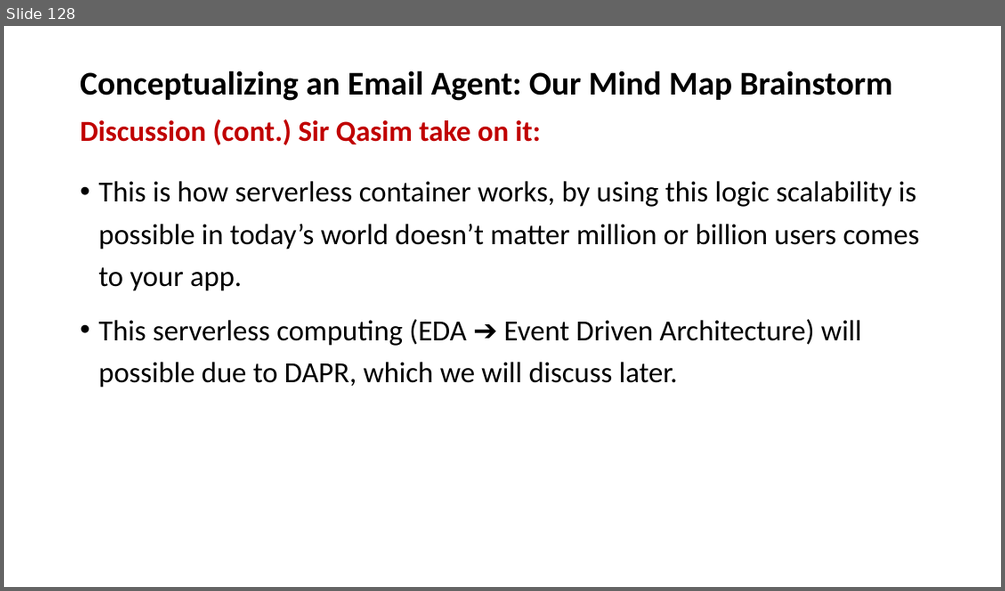
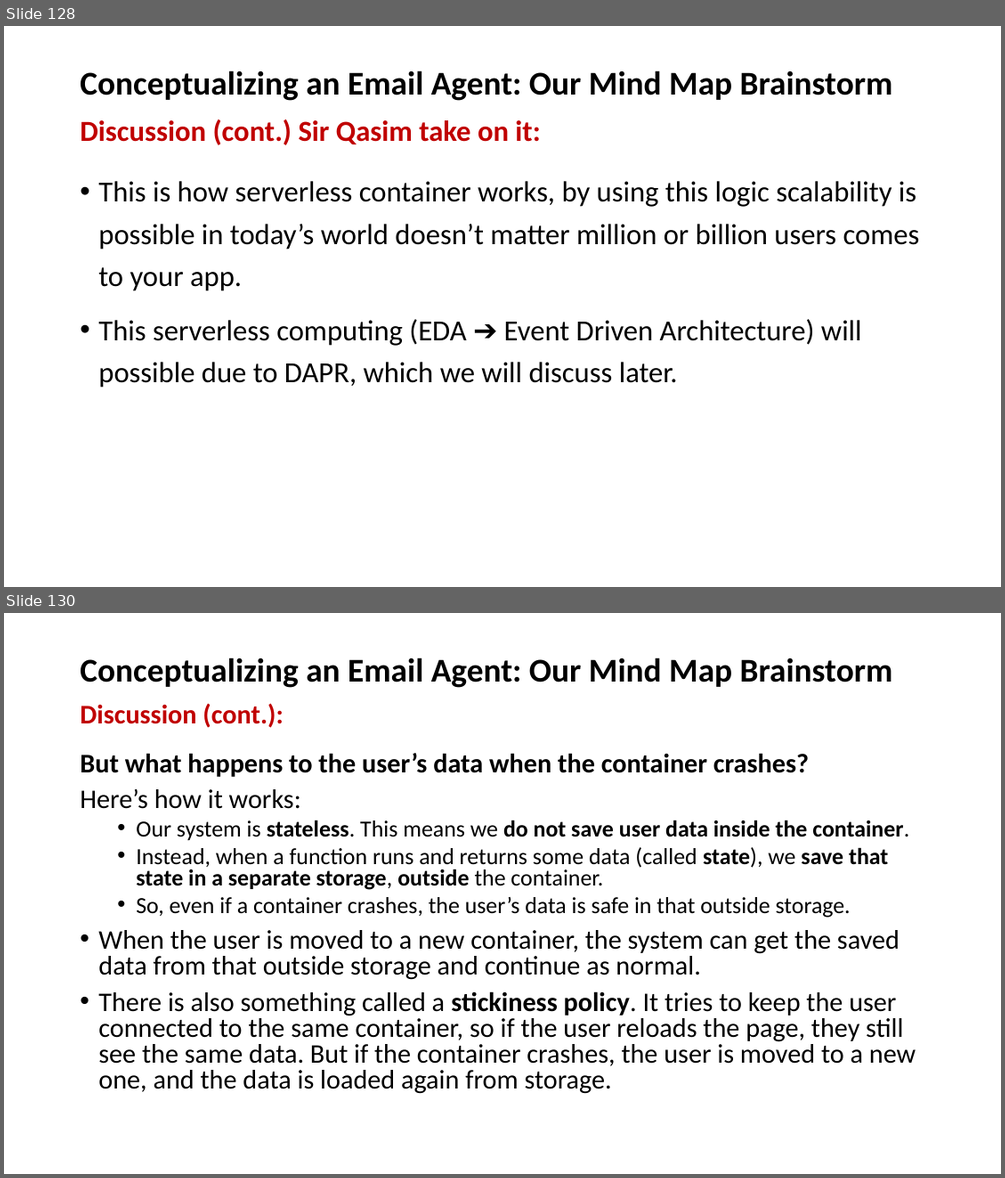
Before and after one commit to OsamabinAdnan/openaisdk_PanaversityYT, a slide deck: Class09_Conceptualizing_anEmailAgentOurMindMapBrainstorm/OpenAI Agents SDK - Open Source.pptx. Shown one above the other, each under a label of ours: slide 128 before the commit, slides 128 and 130 after it; the slides between them are not shown. The pictures are 1005x591 and 1005x1178 pixels, drawn with LibreOffice and Linux fonts; fonts in the diff are those of the drawing. Boxes give left, top, right and bottom in pixels: in the first picture for what was removed or moved away, otherwise in the second. Text is boxed around its words. In the diff, an @@ line names an element or a change of style, - is before the commit and + after.

```diff
--- a/Class09_Conceptualizing_anEmailAgentOurMindMapBrainstorm/OpenAI Agents SDK - Open Source.pptx
+++ b/Class09_Conceptualizing_anEmailAgentOurMindMapBrainstorm/OpenAI Agents SDK - Open Source.pptx
@@ slide 130 added at <box>4,613,1001,1174</box>, background #FFFFFF @@
@@ title added at <box>80,657,893,688</box>, 32 pt, text #000000, bold @@
+Conceptualizing an Email Agent: Our Mind Map Brainstorm
@@ text added at <box>80,703,915,1094</box>, 25.9 pt, text #000000 @@
+Discussion (cont.):
+But what happens to the user’s data when the container crashes?
+Here’s how it works:
+  • Our system is stateless. This means we do not save user data inside the container.
+  • Instead, when a function runs and returns some data (called state), we save that state in a separate storage, outside the container.
+  • So, even if a container crashes, the user’s data is safe in that outside storage.
+• When the user is moved to a new container, the system can get the saved data from that outside storage and continue as normal.
+• There is also something called a stickiness policy. It tries to keep the user connected to the same container, so if the user reloads the page, they still see the same data. But if the container crashes, the user is moved to a new one, and the data is loaded again from storage.
```
Also in this commit, not shown: 2 slides changed, 1 other file.
